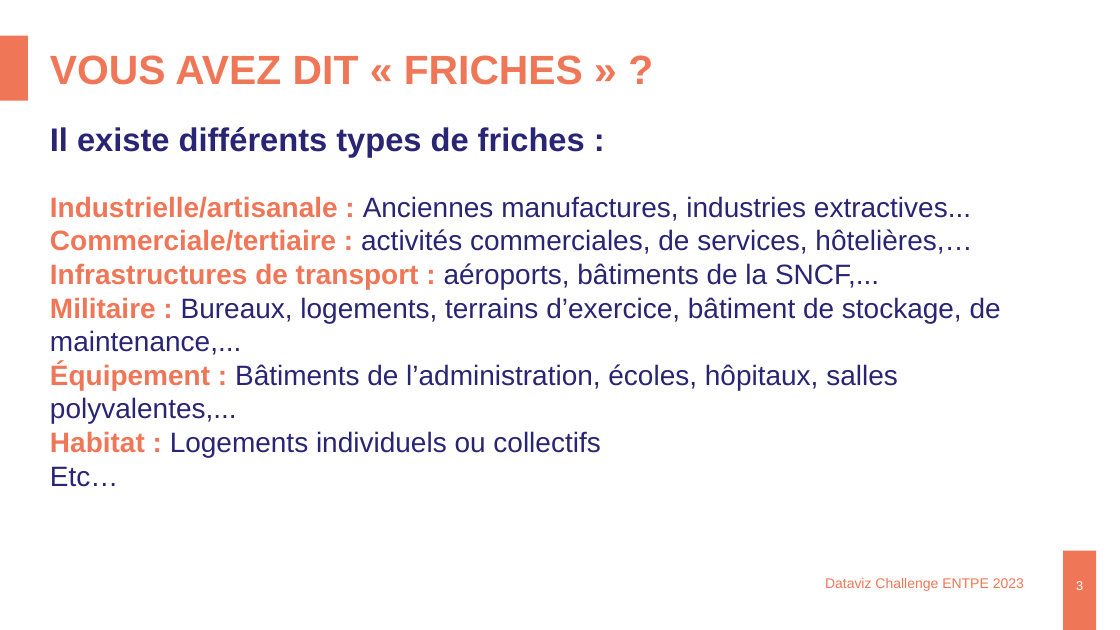
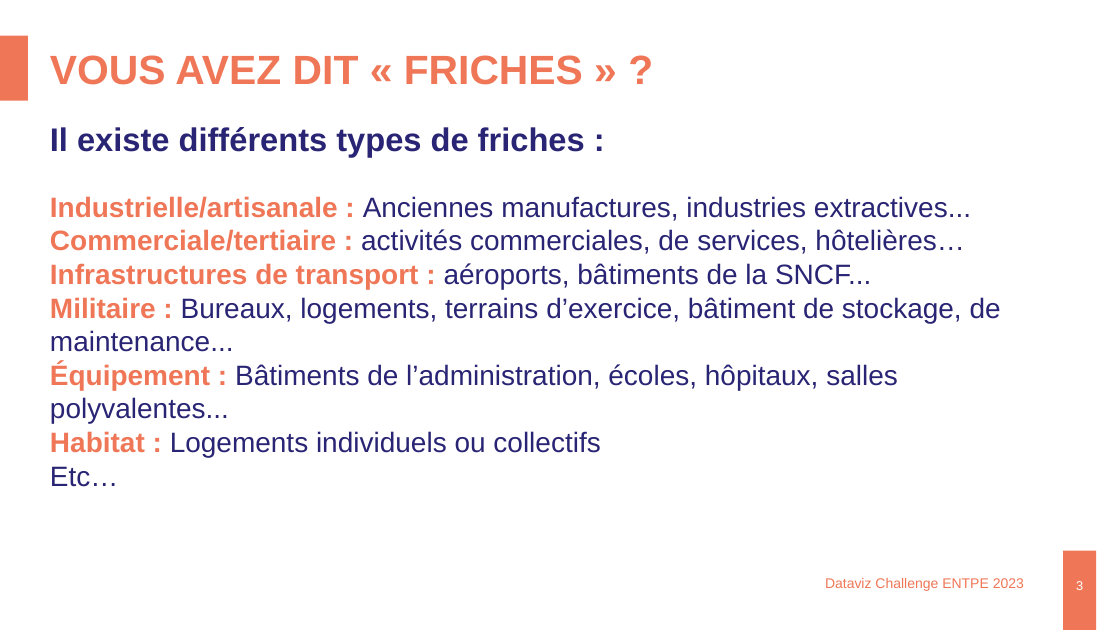
Before and after one commit to datagistips/DatavizChallenge-ENTPE, a slide deck: slide 3 of Presentations/2023_02_DataVizChallenge_Cartofriches.pptx. Drawn at 1120x630 pixels with LibreOffice and Linux fonts; fonts in the diff are those of the drawing; background and template pictures are left out. Boxes give left, top, right and bottom in pixels: in the first picture for what was removed or moved away, otherwise in the second. Text is boxed around its words. In the diff, an @@ line names an element or a change of style, - is before the commit and + after.

```diff
--- a/Presentations/2023_02_DataVizChallenge_Cartofriches.pptx
+++ b/Presentations/2023_02_DataVizChallenge_Cartofriches.pptx
@@ text at <box>50,229,1001,423</box>: text changed @@
-Commerciale/tertiaire : activités commerciales, de services, hôtelières,…
-Infrastructures de transport : aéroports, bâtiments de la SNCF,...
-Militaire : Bureaux, logements, terrains d’exercice, bâtiment de stockage, de maintenance,...
-Équipement : Bâtiments de l’administration, écoles, hôpitaux, salles polyvalentes,...
+Commerciale/tertiaire : activités commerciales, de services, hôtelières…
+Infrastructures de transport : aéroports, bâtiments de la SNCF...
+Militaire : Bureaux, logements, terrains d’exercice, bâtiment de stockage, de maintenance...
+Équipement : Bâtiments de l’administration, écoles, hôpitaux, salles polyvalentes...
```
Also in this commit, not shown: 5 other slides changed, 1 slide added.
